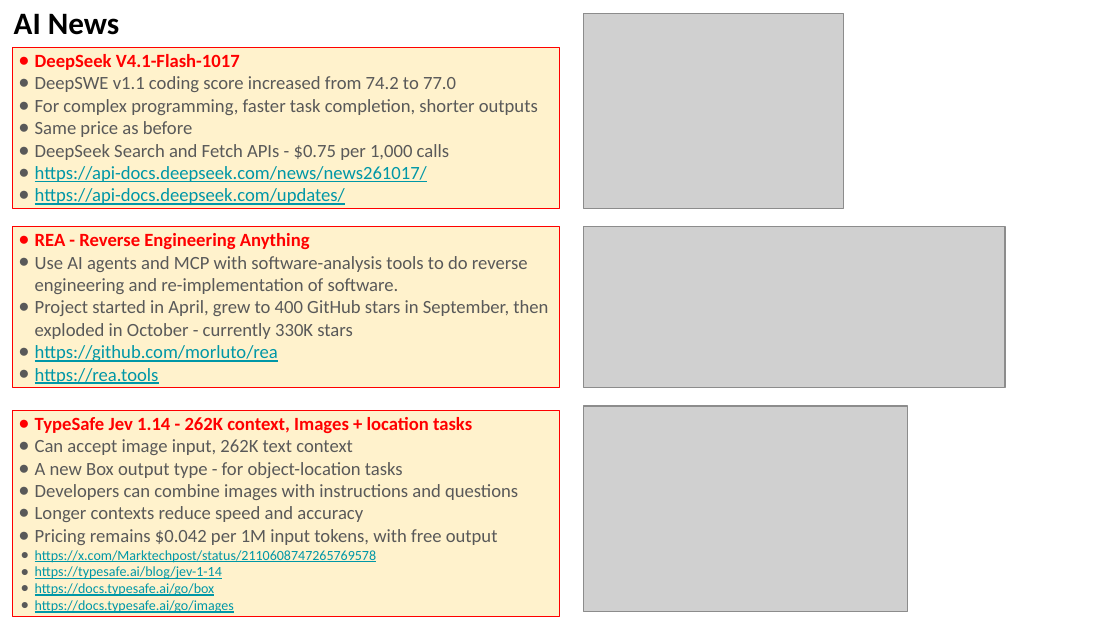
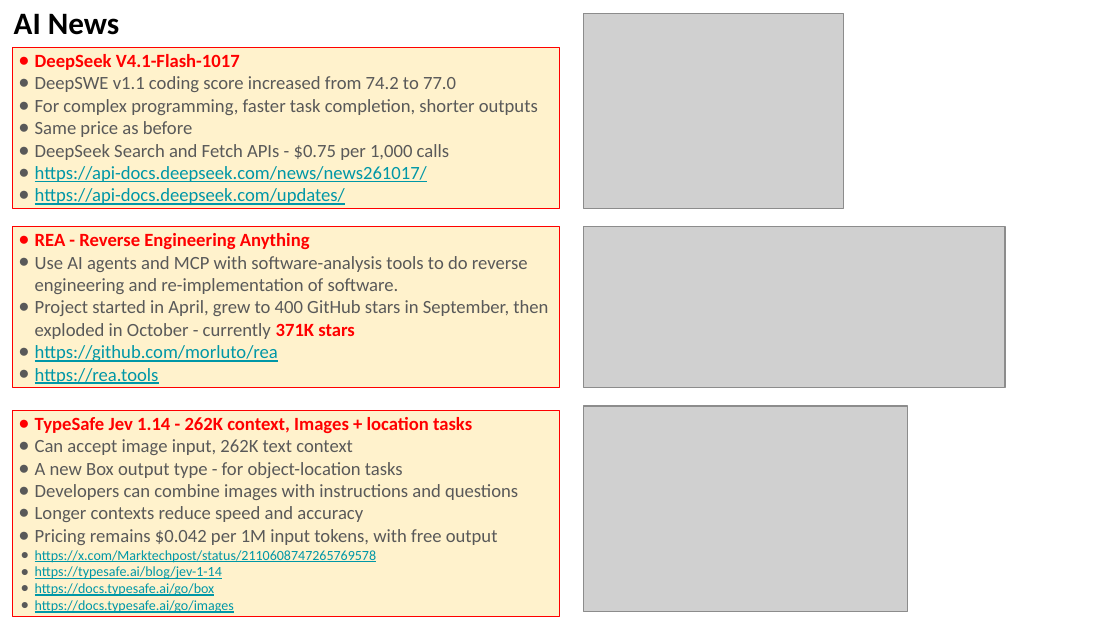
Before and after one commit to lselector/seminar, a slide deck: slide 7 of 2026/2026-10-23-AI-News.pptx. Drawn at 1120x630 pixels with LibreOffice and Linux fonts; fonts in the diff are those of the drawing; grey boxes stand for pictures. Boxes give left, top, right and bottom in pixels: in the first picture for what was removed or moved away, otherwise in the second. Text is boxed around its words. In the diff, an @@ line names an element or a change of style, - is before the commit and + after.

```diff
--- a/2026/2026-10-23-AI-News.pptx
+++ b/2026/2026-10-23-AI-News.pptx
@@ text in rectangle at box(35, 300, 548, 339): text changed @@
-● Project started in April, grew to 400 GitHub stars in September, then exploded in October - currently 330K stars
+● Project started in April, grew to 400 GitHub stars in September, then exploded in October - currently 371K stars
```
Also in this commit, not shown: 13 other slides changed, 7 slides added.
